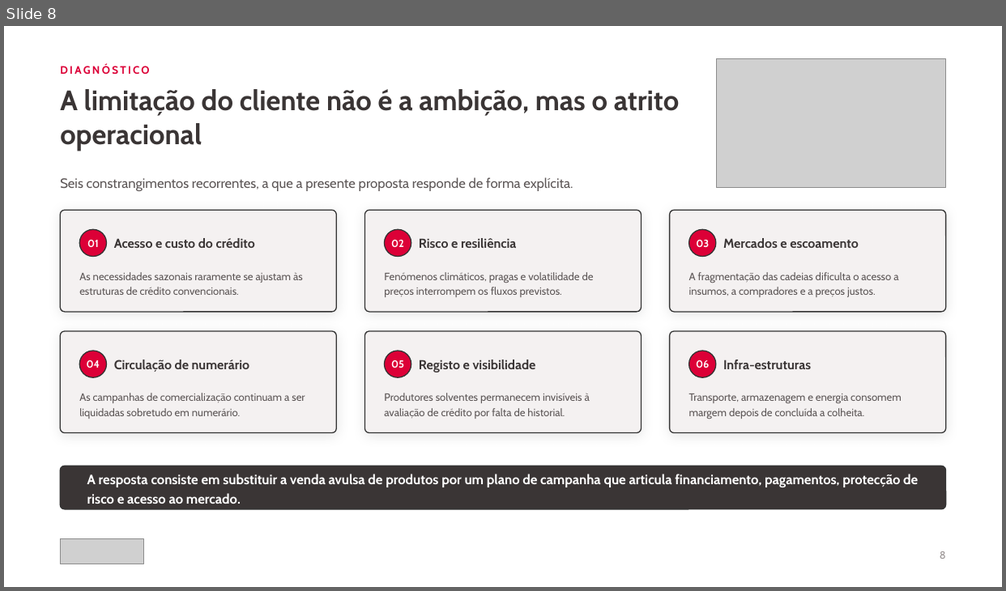
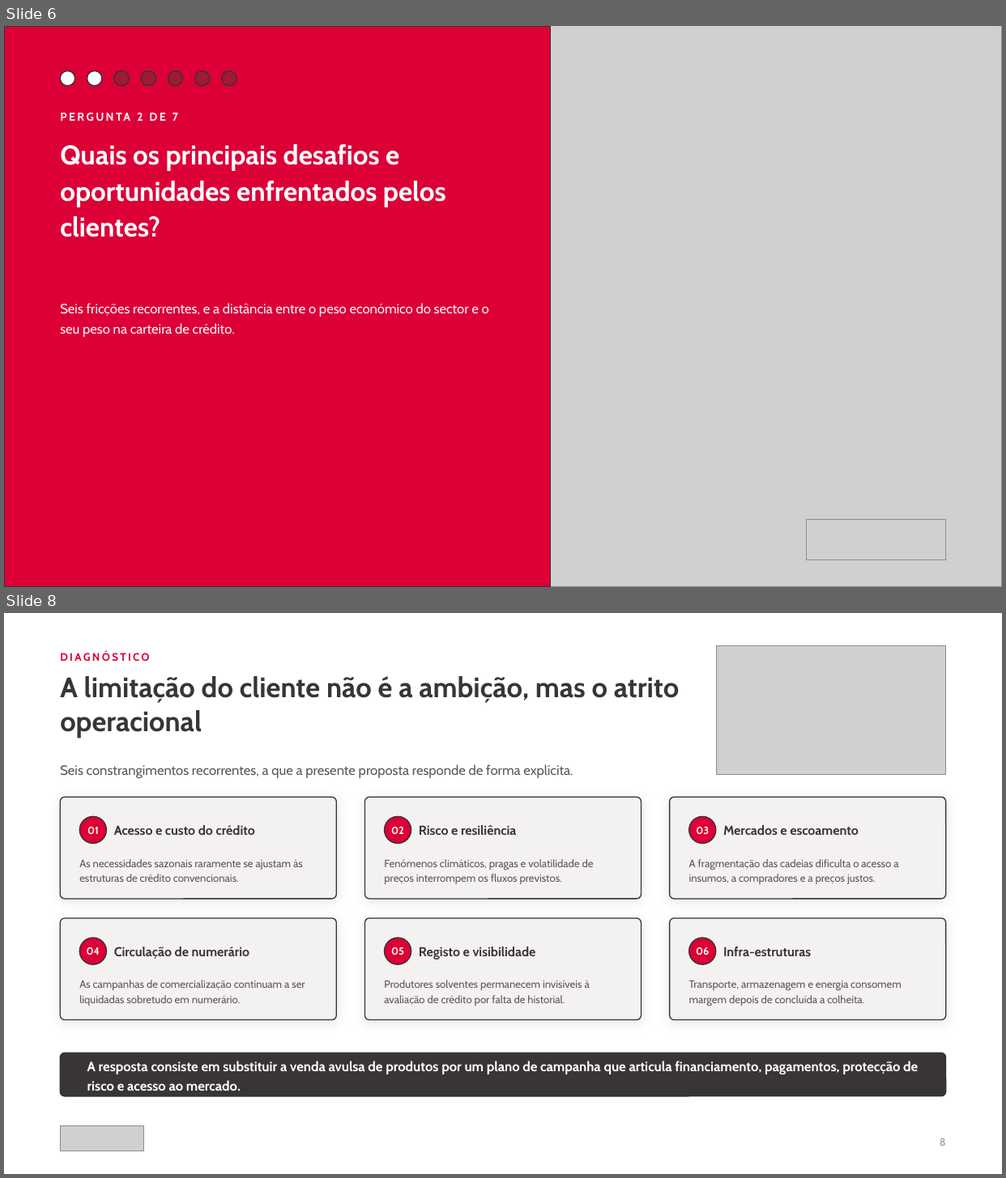
Before and after one commit to timoteomirolejr-hue/momo, a slide deck: cvp-agronegocios/CVP_Agronegocios_Absa_Mocambique_2026.pptx. Shown one above the other, each under a label of ours: slide 8 before the commit, slides 6 and 8 after it; the slides between them are not shown. The pictures are 1006x591 and 1006x1178 pixels, drawn with LibreOffice and Linux fonts; fonts in the diff are those of the drawing; grey boxes stand for pictures. Boxes give left, top, right and bottom in pixels: in the first picture for what was removed or moved away, otherwise in the second. Text is boxed around its words. In the diff, an @@ line names an element or a change of style, - is before the commit and + after.

```diff
--- a/cvp-agronegocios/CVP_Agronegocios_Absa_Mocambique_2026.pptx
+++ b/cvp-agronegocios/CVP_Agronegocios_Absa_Mocambique_2026.pptx
@@ slide 6 added at (4, 26, 1002, 587), background #DC0037 @@
@@ rectangle added at (4, 26, 551, 587), fill #DC0037, outline #333333 1 pt @@
@@ picture added at (498, 26, 1002, 587) @@
@@ ellipse added at (60, 71, 75, 86), fill #FFFFFF, outline #333333 1 pt @@
@@ ellipse added at (87, 71, 102, 86), fill #FFFFFF, outline #333333 1 pt @@
@@ ellipse added at (114, 71, 129, 86), fill #9E1B32, outline #333333 1 pt @@
@@ ellipse added at (141, 71, 156, 86), fill #9E1B32, outline #333333 1 pt @@
@@ ellipse added at (168, 71, 183, 86), fill #9E1B32, outline #333333 1 pt @@
@@ ellipse added at (195, 71, 210, 86), fill #9E1B32, outline #333333 1 pt @@
@@ ellipse added at (222, 71, 236, 86), fill #9E1B32, outline #333333 1 pt @@
@@ text added at (137, 113, 178, 121), 11 pt, text #FFF1F3, bold @@
+PERGUNTA 2 DE 7
@@ text added at (60, 144, 446, 237), 26 pt, text #FFFFFF, bold @@
+Quais os principais desafios e oportunidades enfrentados pelos clientes?
@@ text added at (60, 303, 489, 337), 13 pt, text #FFF1F3 @@
+Seis fricções recorrentes, e a distância entre o peso económico do sector e o seu peso na carteira de crédito.
@@ picture added at (807, 520, 946, 561) @@
```
Also in this commit, not shown: 21 slides changed, 6 other slides added, 1 other file.
